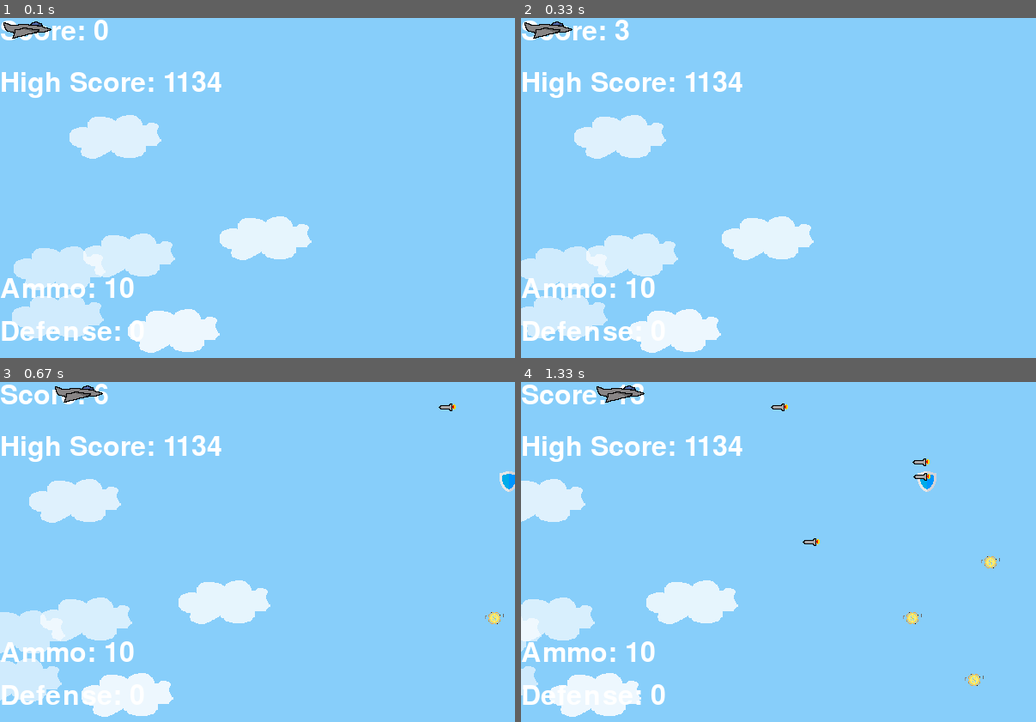
Above: before the commit, frames 1-4 (two rows, left to right).
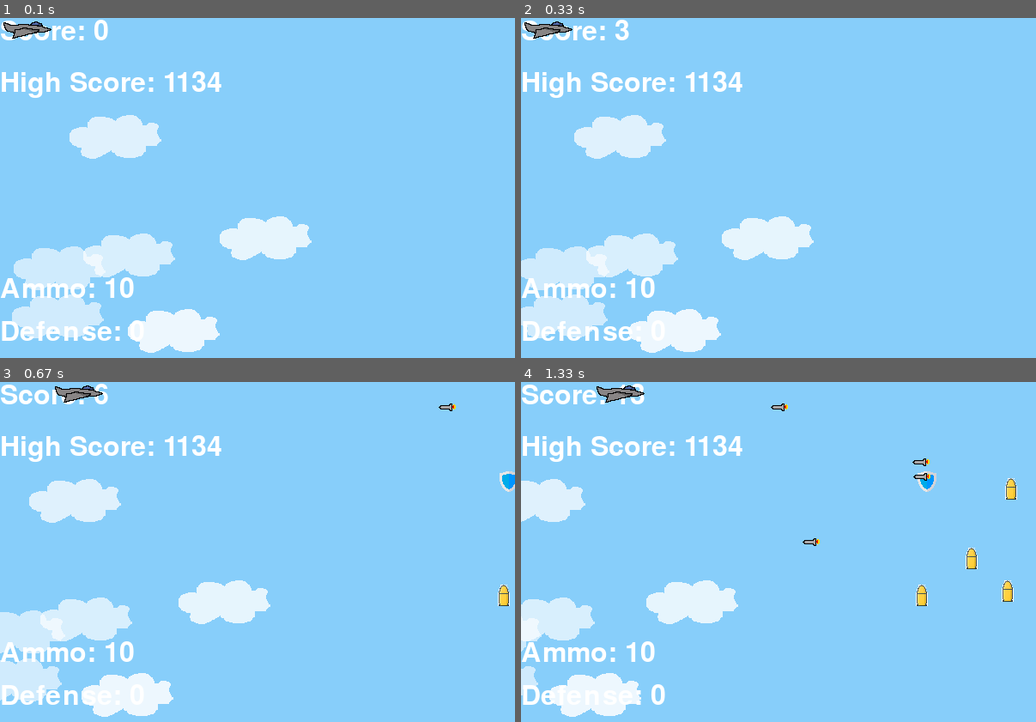
Above: after the commit, the same moments.

Repository: scevans3452/Python
Game: pygame game, started from fighterjet/main.py
Two runs of this game, one before a commit and one after it. Both use one fixed random seed, a clock stepped at 60 frames per second and the inputs below.
Inputs:
- Up to frame 1 (0.1 s): no input
- Up to frame 2 (0.33 s): no input
- Up to frame 3 (0.67 s): hold Right from 0.33 s (still down)
- Up to frame 4 (1.33 s): release Right at 0.8 s; hold Up 0.83-1.13 s

Frames 1-2 are identical in both runs. In frame 3, 0.2% of the frame differs, in the area x 94-99%, y 59-72%; in frame 4, 0.7%, in the area x 74-97%, y 28-90%.

Commit message:
got double points powerup working finally. added ammo powerup

Diff:
--- a/fighterjet/main.py
+++ b/fighterjet/main.py
@@ -1,4 +1,4 @@
-import pygame, random, player, settings
+import pygame, random, player, settings, sys
 
 # initialize modules
 pygame.mixer.init()
@@ -17,10 +17,12 @@
 screen = pygame.display.set_mode((settings.SCREEN_WIDTH, settings.SCREEN_HEIGHT))
 pygame.display.set_caption('Basic Game')
 
-# variables for score counter
+# Variables
+timer_duration      = 5000  # 5000 milliseconds = 5 seconds
+background_color    = (135, 206, 250)
 score_value         = 0
 previous_high_score = 0
-roll_breakdown = [0,1,2,3] # breakdown of percentage of the roll from max potential
+roll_breakdown      = [0,1,2,3] # breakdown of percentage of the roll from max potential
 font                = pygame.font.Font('freesansbold.ttf', 32)
 running             = True
 
@@ -49,23 +51,22 @@
 def set_interval(min, max, game_object, group):
     interval = random.randint(min, max)
     pygame.time.set_timer(group, interval)
-    print(f"New {game_object} interval: {interval/1000} seconds")
-
-def roll_dice(min, max):
-    die_roll = random.randint(min, max)
-
-    if die_roll <= (max*.25):
-        quadrant = roll_breakdown[0]
-    elif die_roll >= (max*.25) and die_roll <= (max*.50):
-        quadrant = roll_breakdown[1]
-    elif die_roll >= (max*.5) and die_roll <= (max*.75):
-        quadrant = roll_breakdown[2]
-    elif die_roll >= (max*.75):
-        quadrant = roll_breakdown[3]
-    else:
-        quadrant = None
-    return quadrant
-
+    # print(f"New {game_object} interval: {interval/1000} seconds")
+
+# def roll_dice(min, max):
+#     die_roll = random.randint(min, max)
+
+#     if die_roll <= (max*.25):
+#         quadrant = roll_breakdown[0]
+#     elif die_roll >= (max*.25) and die_roll <= (max*.50):
+#         quadrant = roll_breakdown[1]
+#     elif die_roll >= (max*.5) and die_roll <= (max*.75):
+#         quadrant = roll_breakdown[2]
+#     elif die_roll >= (max*.75):
+#         quadrant = roll_breakdown[3]
+#     else:
+#         quadrant = None
+#     return quadrant
 
 # Define the cloud object by extending pygame.sprite.Sprite
 # Use an image for a better-looking sprite
@@ -109,8 +110,7 @@
         if now - self.creation_time > self.duration:
             self.kill()  # Remove the explosion after its duration expires
 
-
-# Create custom events for adding a new enemy and a cloud
+# Create custom events
 ADDENEMY = pygame.USEREVENT + 1
 pygame.time.set_timer(ADDENEMY, 250)
 ADDCLOUD = pygame.USEREVENT + 2
@@ -119,6 +119,7 @@
 pygame.time.set_timer(INCREASE_SCORE, 100)
 ADDPOWERUP = pygame.USEREVENT + 4
 set_interval(settings.MIN_INTERVAL, settings.MAX_INTERVAL, "powerup", ADDPOWERUP)
+TIMER_EVENT = pygame.USEREVENT + 5
 
 # Instantiate player. Right now, this is just a rectangle.
 player_obj = player.Player()
@@ -126,10 +127,7 @@
 # Setup the clock for a decent framerate
 clock = pygame.time.Clock()
 
-# Create groups to hold enemy sprites, cloud sprites, and all sprites
-# - enemies is used for collision detection and position updates
-# - clouds is used for position updates
-# - all_sprites is used for rendering
+# Create groups to hold sprites
 enemies = pygame.sprite.Group()
 clouds = pygame.sprite.Group()
 powerups = pygame.sprite.Group()
@@ -165,7 +163,7 @@
         if event.type == QUIT:
             # Quit the game
             pygame.quit()
-            #sys.exit()
+            sys.exit()
 
         # Add a new enemy
         elif event.type == ADDENEMY:
@@ -188,14 +186,18 @@
 
         # Add a powerup
         elif event.type == ADDPOWERUP:
-            power_list = [player.Shield(), player.Double_Points()]
-            new_power = power_list[random.randint(0, len(power_list)-1)]
+            power_list = [player.Shield(), player.Double_Points(), player.Ammo()]
+            new_power = power_list[random.randint(0, (len(power_list)-1))]
             # print(f"{new_power}")
             powerups.add(new_power)
             all_sprites.add(new_power)
             # Reset the timer with a new random interval
             set_interval(settings.MIN_INTERVAL, settings.MAX_INTERVAL, "powerup", ADDPOWERUP)
 
+        elif event.type == TIMER_EVENT:
+            settings.MODIFIER = 1
+            background_color = (135, 206, 250)  # Reset back to the original color
+
     # Get the set of keys pressed and check for user input
     pressed_keys = pygame.key.get_pressed()
     player_obj.update(pressed_keys)
@@ -207,7 +209,7 @@
     clouds.update()
 
     # Fill the screen with sky blue
-    screen.fill((135, 206, 250))
+    screen.fill(background_color)
     previous_high_score = read_high_score('highscore.txt')
     show_score(0, 0)
     show_previous_high_score(0, 60)
@@ -258,30 +260,33 @@
             running = False
 
     # Powerup Collision
+
     for powerup in powerups:
-        # Check if any powerups have collided with the player
-        powerup_collide = pygame.sprite.spritecollide(player_obj, powerups, True)  # True removes the enemy on collision
-        if powerup_collide:
+        if pygame.sprite.collide_rect(player_obj, powerup):
+            print(f"Power-up type: {powerup.powertype}")
             player.powerup_sound.stop()
             player.move_up_sound.stop()
             player.move_down_sound.stop()
             player.powerup_sound.play()
+
             if isinstance(powerup, player.Shield) and not powerup.collided:
                 powerup.kill()
-                player_obj.defense += 1  # Give bonus to player
-                print(f"Power-up type: {powerup.powertype}")
+                player_obj.defense += 1
+                powerup.collided = True
+
+            elif isinstance(powerup, player.Ammo) and not powerup.collided:
+                powerup.kill()
+                powerup.collided = True
+                player_obj.ammo += 1
+
             elif isinstance(powerup, player.Double_Points) and not powerup.collided:
-                now = pygame.time.get_ticks()
-                if now - powerup.creation_time > powerup.duration:
-                    settings.MODIFIER = 1
-                else:
-                    settings.MODIFIER = 2
                 powerup.kill()
-                print(f"Power-up type: {powerup.powertype}")
-            powerup.collided = True
-
-
-    # Powerup Collision
+                settings.MODIFIER = 2                               # Double points
+                background_color = (225, 255, 0)                    # Gold
+                pygame.time.set_timer(TIMER_EVENT, timer_duration)  # Start the timer
+                powerup.collided = True
+
+    # Cloud Collision
     for cloud in clouds:
         if cloud.rect.contains(player_obj):
             print("Player is completely covered by the cloud")
--- a/fighterjet/player.py
+++ b/fighterjet/player.py
@@ -124,6 +124,28 @@
         if self.rect.right < 0:
             self.kill()
 
+class Ammo(pygame.sprite.Sprite):
+    def __init__(self):
+        super(Ammo, self).__init__()
+        self.base_image = pygame.image.load("./assets/ammo.png").convert()
+        self.surf = pygame.transform.scale(self.base_image, (settings.POW_WIDTH, settings.POW_HEIGHT))
+        self.rect = self.surf.get_rect()
+        self.surf.set_colorkey((255, 255, 255), RLEACCEL)
+        self.powertype = "Ammo"
+        self.collided = False
+        self.rect = self.surf.get_rect(
+            center=(
+                random.randint(settings.SCREEN_WIDTH + 20, settings.SCREEN_WIDTH + 100),
+                random.randint(0, settings.SCREEN_HEIGHT),
+            )
+        )
+        self.speed = 6
+
+    def update(self):
+        self.rect.move_ip(-self.speed, 0)
+        if self.rect.right < 0:
+            self.kill()
+
 class Double_Points(pygame.sprite.Sprite):
     def __init__(self):
         super(Double_Points, self).__init__()
@@ -134,7 +156,7 @@
         self.powertype = "Double_Points"
         self.collided = False
         self.creation_time = pygame.time.get_ticks()
-        self.duration = 8000 # 8 seconds
+        self.duration = 3000 # 3 seconds
         self.rect = self.surf.get_rect(
             center=(
                 random.randint(settings.SCREEN_WIDTH + 20, settings.SCREEN_WIDTH + 100),
Binary file added: fighterjet/assets/ammo.png
